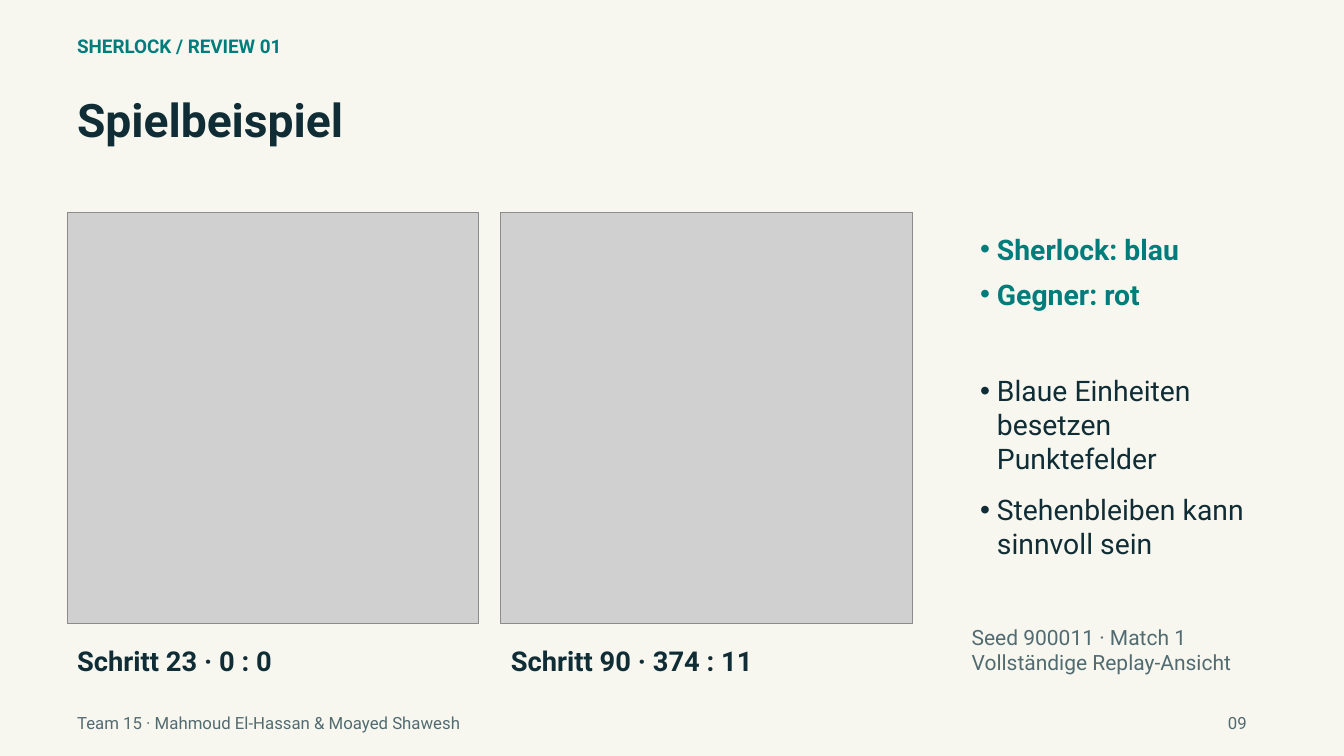
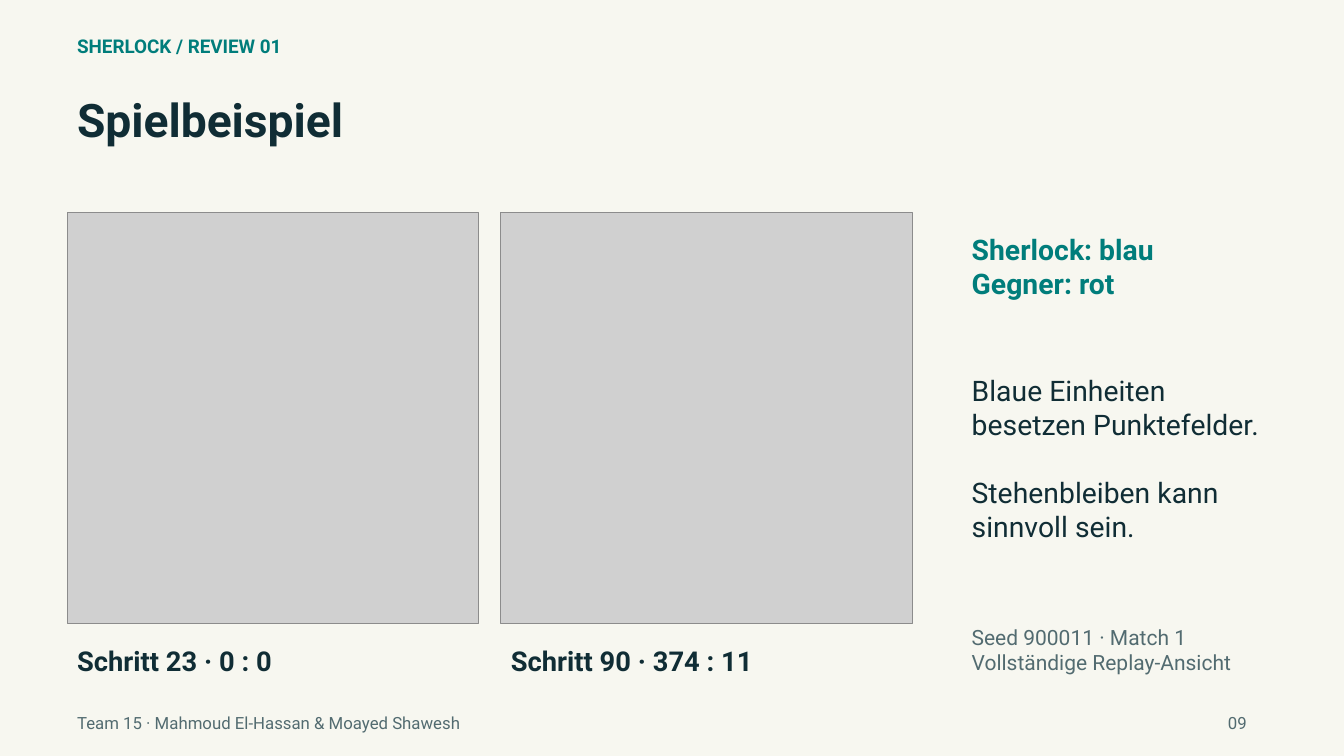
Before and after one commit to elhassanmahmoud/sherlock-luxAI-team15, a slide deck: slide 9 of docs/presentation/Sherlock_Review_16-10-2026.pptx. Drawn at 1344x756 pixels with LibreOffice and Linux fonts; fonts in the diff are those of the drawing; grey boxes stand for pictures. Boxes give left, top, right and bottom in pixels: in the first picture for what was removed or moved away, otherwise in the second. Text is boxed around its words. In the diff, an @@ line names an element or a change of style, - is before the commit and + after.

```diff
--- a/docs/presentation/Sherlock_Review_16-10-2026.pptx
+++ b/docs/presentation/Sherlock_Review_16-10-2026.pptx
@@ text "Sherlock: blau" at (972, 238, 1154, 300): bullet • to none; less space between paragraphs @@
@@ text at (972, 379, 1259, 538): text changed @@
-• Blaue Einheiten besetzen Punktefelder
-• Stehenbleiben kann sinnvoll sein
+Blaue Einheiten
+besetzen Punktefelder.
+Stehenbleiben kann
+sinnvoll sein.
```
Also in this commit, not shown: 2 other slides changed, 6 other files.
